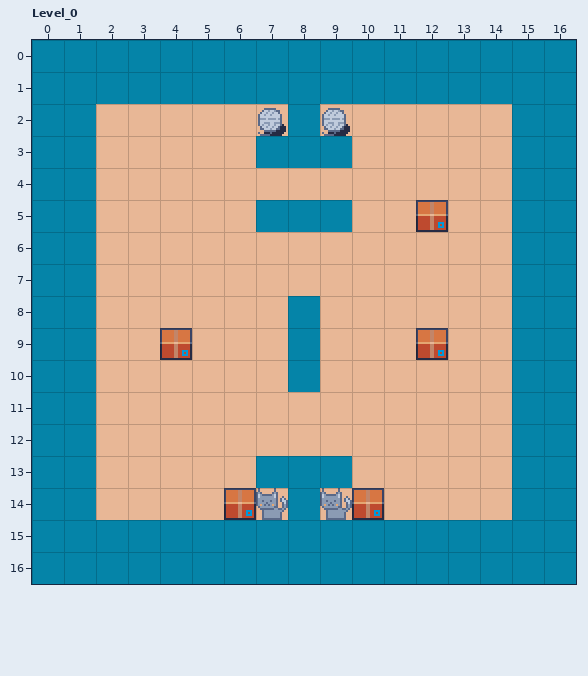
Two states of a LDtk project, Assets/ldtk/map.ldtk. Above is the file before it was changed.
Cells are 16x16 px. Shown: Level_0 x 0..16, y 0..16. The commit also changed other parts of the map, which this record leaves out.
Once edited:
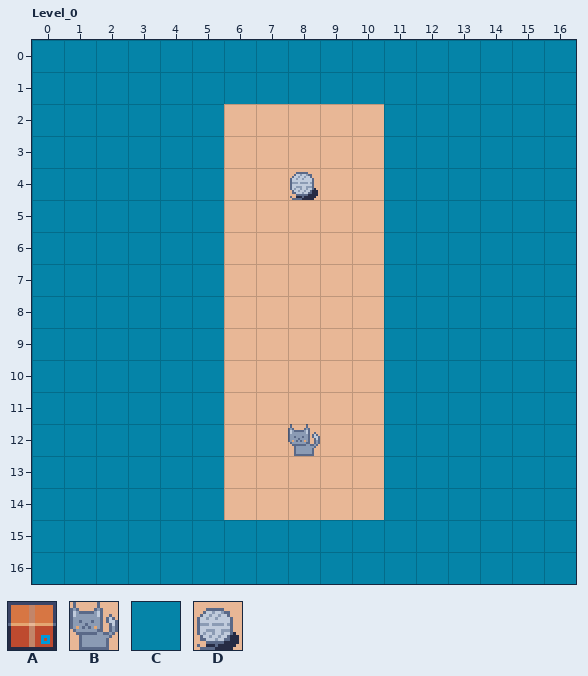
Key: from "Tileset": A 0, B 1, C 2, D 4.
_ is an empty cell.
Objects are placed by their top-left corner, in cells (3,4 is the top-left corner of cell 3,4); size is 1x1 cell unless given.
What changed:
Layer "Walls":
The edit adds tile C in rows 2 to 14 at x 2 to 5 and 11 to 14.
The edit erases tile C in row 2 at x 8; in row 3 at x 7 to 9; in row 5 at x 7 to 9; in rows 8 to 10 at x 8; in row 13 at x 7 to 9; in row 14 at x 8.
Layer "Boxes":
Object A "Box" at 6,14 is removed.
Object A "Box" at 10,14 is removed.
Object A "Box" at 12,9 is removed.
Object A "Box" at 4,9 is removed.
Object A "Box" at 12,5 is removed.
Object D "Goal" at 7,2 is removed.
Object D "Goal" at 9,2 is removed.
Layer "Cats":
A new object: B "Cat" at 8,12.
A new object: D "Goal" at 8,4.
Object B "Cat" at 7,14 is removed.
Object B "Cat" at 9,14 is removed.
Where, in picture pixels (left, top, right, bottom), the same in both pictures:
changed: (96, 104, 512, 520)
